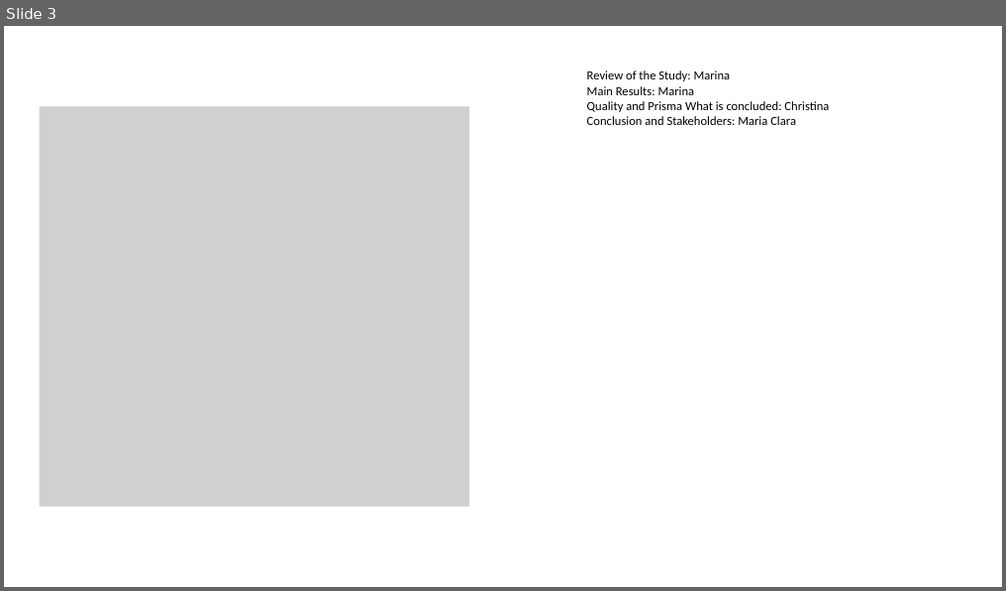
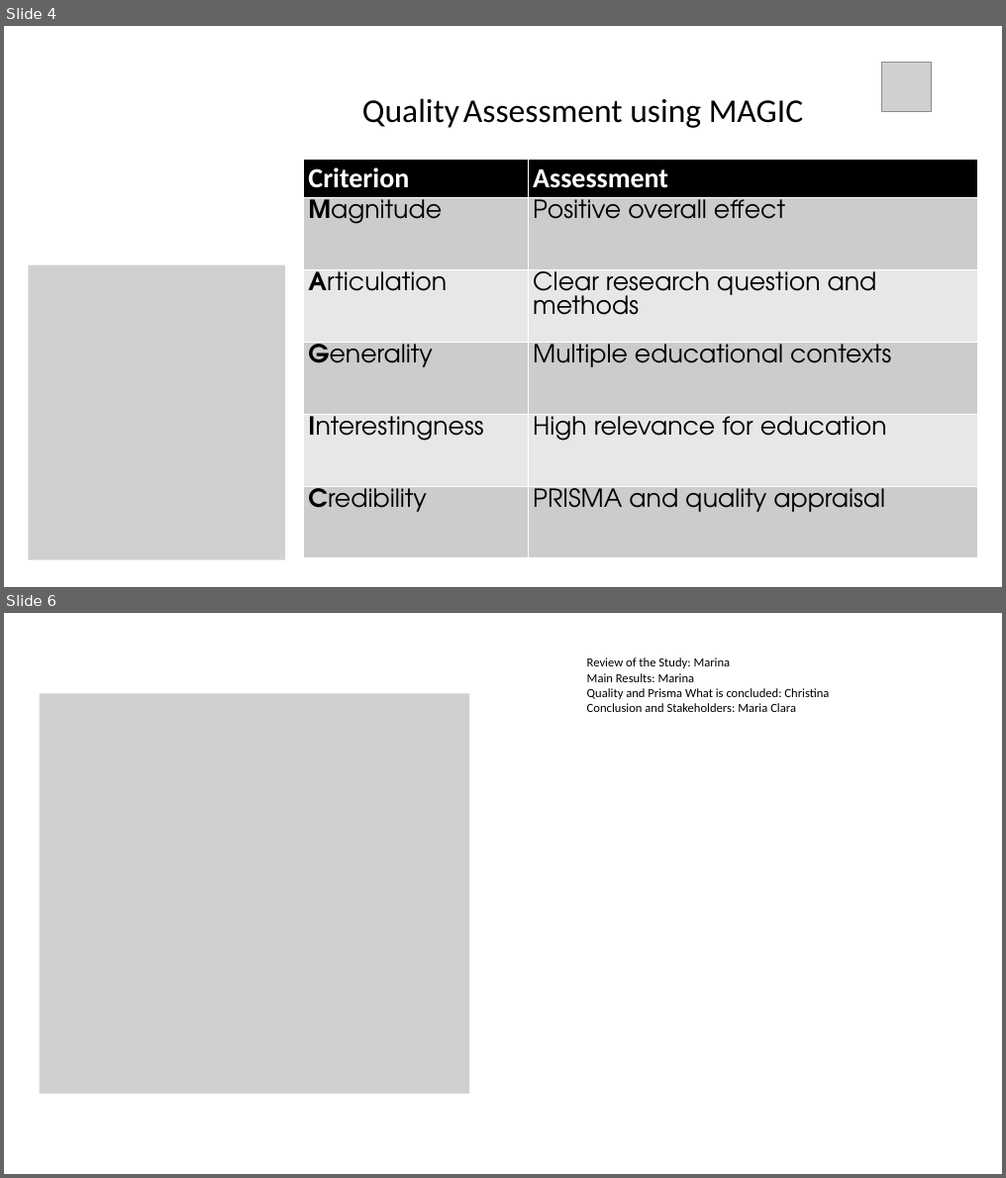
Before and after one commit to tinasophie15/tcpp_project_chatgpt_learning, a slide deck: Presentation.pptx. Shown one above the other, each under a label of ours: slide 3 before the commit, slides 4 and 6 after it; the slides between them are not shown. The pictures are 1006x591 and 1006x1178 pixels, drawn with LibreOffice and Linux fonts; fonts in the diff are those of the drawing; grey boxes stand for pictures. Boxes give left, top, right and bottom in pixels: in the first picture for what was removed or moved away, otherwise in the second. Text is boxed around its words. In the diff, an @@ line names an element or a change of style, - is before the commit and + after.

```diff
--- a/Presentation.pptx
+++ b/Presentation.pptx
@@ slide 4 added at (x1=4, y1=26, x2=1002, y2=587), background #FFFFFF @@
@@ picture added at (x1=881, y1=62, x2=931, y2=112) @@
@@ text added at (x1=362, y1=98, x2=803, y2=128), 48 pt, text #000000 @@
+Quality Assessment using MAGIC
@@ table added at (x1=303, y1=160, x2=977, y2=559), 6 rows, 2 columns @@
+Criterion | Assessment
+Magnitude | Positive overall effect
+Articulation | Clear research question and methods
+Generality | Multiple educational contexts
+Interestingness | High relevance for education
+Credibility | PRISMA and quality appraisal
@@ picture added at (x1=28, y1=265, x2=285, y2=560) @@
@@ what was slide 3 is now slide 6 @@
```
Also in this commit, not shown: 3 slides changed, 3 other slides added, 1 slide removed.
